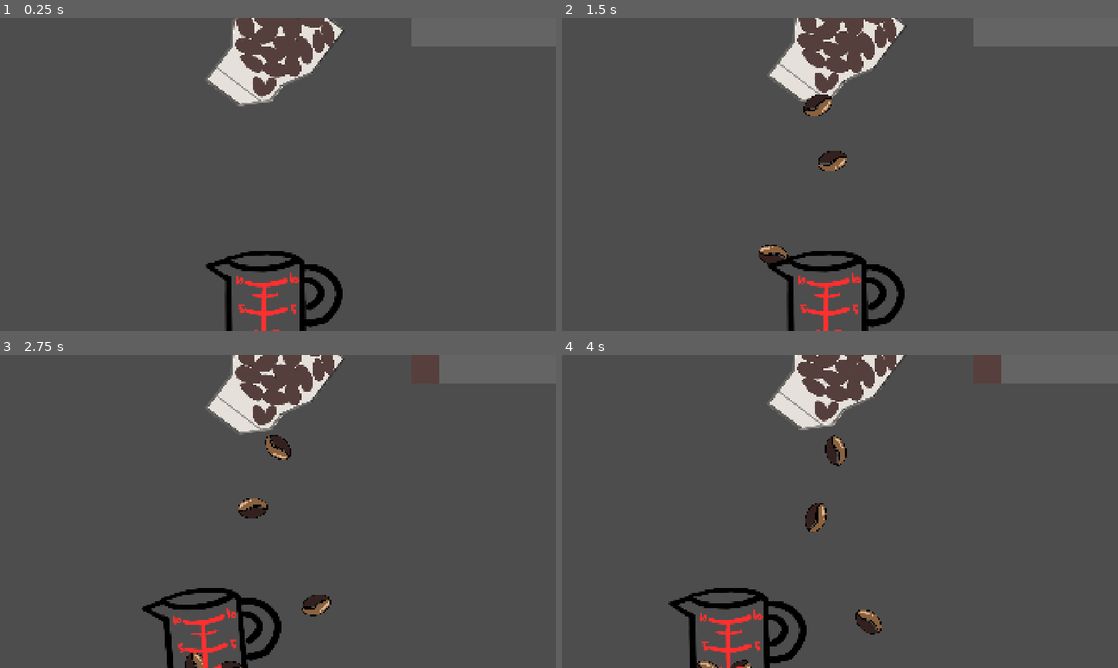
Above: before the commit, frames 1-4 (two rows, left to right).
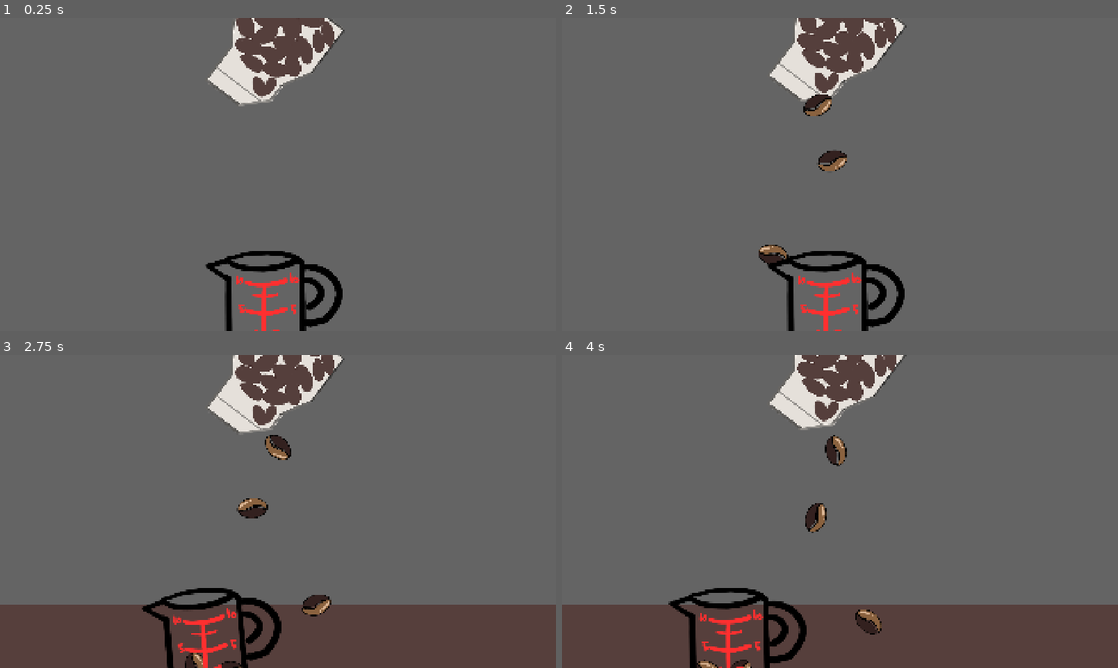
Above: after the commit, the same moments.

Repository: Sunday-Studio-Team/cafe
Game: Godot game, scene res://minigames/ingredients_refill/ingredients_refill_minigame.tscn
The game is run twice, just before and just after one commit, with the same random seed, the same clock (stepped at 60 frames per second) and the same inputs. This scene is started directly instead of the project's main scene.
Inputs (mouse positions are in pixels of both pictures, inside the frame that each line leads up to):
- Up to frame 1 (0.25 s): no input
- Up to frame 2 (1.5 s): tap Enter at 0.5 s; move the mouse to (812, 237) at 0.52 s; hold E (interact) 0.53-1.28 s; hold W (move_forward) from 0.53 s (still down); click (812, 237) at 0.67 s; move the mouse to (1006, 221) at 1.27 s; tap Shift (sprint) at 1.35 s
- Up to frame 3 (2.75 s): move the mouse to (111, 464) at 2.02 s; release W (move_forward) at 2.03 s; hold A (move_left) from 2.03 s (still down); tap I at 2.1 s
- Up to frame 4 (4 s): move the mouse to (867, 511) at 2.77 s; tap E (interact) at 2.85 s; click (867, 511) at 2.92 s; move the mouse to (756, 433) at 3.52 s; release A (move_left) at 3.53 s; hold S (move_back) from 3.53 s (still down); hold Shift (sprint) from 3.53 s (still down)

The runs differ from the first frame. In frame 2, less than 0.1% of the frame differs, in the area x 35-51%, y 24-76%; in frame 3, 0.5%; in frame 4, 0.5%, in the area x 24-79%, y 0-100%.

Commit message:
more refill minigame improvements

Diff:
--- a/godot/autoloads/global.gd
+++ b/godot/autoloads/global.gd
@@ -65,6 +65,7 @@
 var final_day := 5
 # rules (true = rule in effect) (these are toggled per-day in main.gd)
 var holding_ingredients_rule := false
+# score from refill minigame (to pass to machine)
 var refill_minigame_accuracy: float
 
 
--- a/godot/minigames/ingredients_refill/ingredients_refill_minigame.tscn
+++ b/godot/minigames/ingredients_refill/ingredients_refill_minigame.tscn
@@ -17,70 +17,88 @@
 [sub_resource type="StyleBoxFlat" id="StyleBoxFlat_51asp"]
 bg_color = Color(0.3372549, 0.24705882, 0.23529412, 1)
 
-[node name="IngredientsRefillMinigame" type="Node2D" unique_id=402334428 node_paths=PackedStringArray("cup", "pour_point", "bean_spawn_timer", "cup_area", "meter", "bag")]
+[node name="SubViewportContainer" type="SubViewportContainer" unique_id=1244272070]
+anchors_preset = 15
+anchor_right = 1.0
+anchor_bottom = 1.0
+grow_horizontal = 2
+grow_vertical = 2
+
+[node name="SubViewport" type="SubViewport" parent="." unique_id=210426897]
+handle_input_locally = false
+size = Vector2i(1920, 1080)
+render_target_update_mode = 4
+
+[node name="IngredientsRefillMinigame" type="Node2D" parent="SubViewport" unique_id=402334428 node_paths=PackedStringArray("cup", "pour_point", "bean_spawn_timer", "cup_area", "meter", "bag")]
 script = ExtResource("1_2efvg")
 cup = NodePath("Cup")
 bean_scene = ExtResource("2_51asp")
 pour_point = NodePath("Bag/PourPoint")
 bean_spawn_timer = NodePath("BeanSpawnTimer")
 cup_area = NodePath("Cup/CupArea")
-meter = NodePath("CanvasLayer/MarginContainer/Meter")
+meter = NodePath("../Meter")
 bag = NodePath("Bag")
 
-[node name="Cup" type="CharacterBody2D" parent="." unique_id=1768243399]
+[node name="Cup" type="CharacterBody2D" parent="SubViewport/IngredientsRefillMinigame" unique_id=1768243399]
 z_index = 1
 position = Vector2(939, 971)
 
-[node name="Sprite2D" type="Sprite2D" parent="Cup" unique_id=241036928]
+[node name="Sprite2D" type="Sprite2D" parent="SubViewport/IngredientsRefillMinigame/Cup" unique_id=241036928]
 texture = ExtResource("2_m1jwq")
 
-[node name="CupArea" type="Area2D" parent="Cup" unique_id=1016481044]
+[node name="CupArea" type="Area2D" parent="SubViewport/IngredientsRefillMinigame/Cup" unique_id=1016481044]
 
-[node name="CollisionShape2D" type="CollisionShape2D" parent="Cup/CupArea" unique_id=856955422]
+[node name="CollisionShape2D" type="CollisionShape2D" parent="SubViewport/IngredientsRefillMinigame/Cup/CupArea" unique_id=856955422]
 position = Vector2(-26, 23)
 shape = SubResource("RectangleShape2D_vn1tu")
 
-[node name="CollisionShape2D" type="CollisionShape2D" parent="Cup" unique_id=1320358170]
+[node name="CollisionShape2D" type="CollisionShape2D" parent="SubViewport/IngredientsRefillMinigame/Cup" unique_id=1320358170]
 position = Vector2(-150, 24)
 shape = SubResource("RectangleShape2D_0ffxp")
 
-[node name="CollisionShape2D2" type="CollisionShape2D" parent="Cup" unique_id=156292515]
+[node name="CollisionShape2D2" type="CollisionShape2D" parent="SubViewport/IngredientsRefillMinigame/Cup" unique_id=156292515]
 position = Vector2(97, 24)
 shape = SubResource("RectangleShape2D_0ffxp")
 
-[node name="CollisionShape2D3" type="CollisionShape2D" parent="Cup" unique_id=989659882]
+[node name="CollisionShape2D3" type="CollisionShape2D" parent="SubViewport/IngredientsRefillMinigame/Cup" unique_id=989659882]
 position = Vector2(-30, 186)
 rotation = 1.5707964
 shape = SubResource("RectangleShape2D_0ffxp")
 
-[node name="Bag" type="Node2D" parent="." unique_id=1716841124]
+[node name="Bag" type="Node2D" parent="SubViewport/IngredientsRefillMinigame" unique_id=1716841124]
 position = Vector2(943, 74)
 
-[node name="Sprite2D" type="Sprite2D" parent="Bag" unique_id=2140708498]
+[node name="Sprite2D" type="Sprite2D" parent="SubViewport/IngredientsRefillMinigame/Bag" unique_id=2140708498]
 texture = ExtResource("3_51asp")
 
-[node name="PourPoint" type="Marker2D" parent="Bag" unique_id=1502659684]
+[node name="PourPoint" type="Marker2D" parent="SubViewport/IngredientsRefillMinigame/Bag" unique_id=1502659684]
 position = Vector2(-43, 227)
 
-[node name="BeanSpawnTimer" type="Timer" parent="." unique_id=1475975290]
+[node name="BeanSpawnTimer" type="Timer" parent="SubViewport/IngredientsRefillMinigame" unique_id=1475975290]
 wait_time = 0.4
 autostart = true
 
-[node name="CanvasLayer" type="CanvasLayer" parent="." unique_id=341988252]
+[node name="CanvasLayer" type="CanvasLayer" parent="SubViewport/IngredientsRefillMinigame" unique_id=341988252]
 
-[node name="MarginContainer" type="MarginContainer" parent="CanvasLayer" unique_id=1305284393]
+[node name="MarginContainer" type="MarginContainer" parent="SubViewport/IngredientsRefillMinigame/CanvasLayer" unique_id=1305284393]
 anchors_preset = 15
 anchor_right = 1.0
 anchor_bottom = 1.0
 grow_horizontal = 2
 grow_vertical = 2
 
-[node name="Meter" type="ProgressBar" parent="CanvasLayer/MarginContainer" unique_id=859238091]
+[node name="Meter" type="ProgressBar" parent="SubViewport" unique_id=859238091]
+z_index = -1
 custom_minimum_size = Vector2(500, 100)
-layout_mode = 2
+anchors_preset = 15
+anchor_right = 1.0
+anchor_bottom = 1.0
+grow_horizontal = 2
+grow_vertical = 2
 size_flags_horizontal = 8
 theme_override_styles/background = SubResource("StyleBoxFlat_2w8d4")
 theme_override_styles/fill = SubResource("StyleBoxFlat_51asp")
 max_value = 1.0
 value = 0.6
+fill_mode = 3
 show_percentage = false
